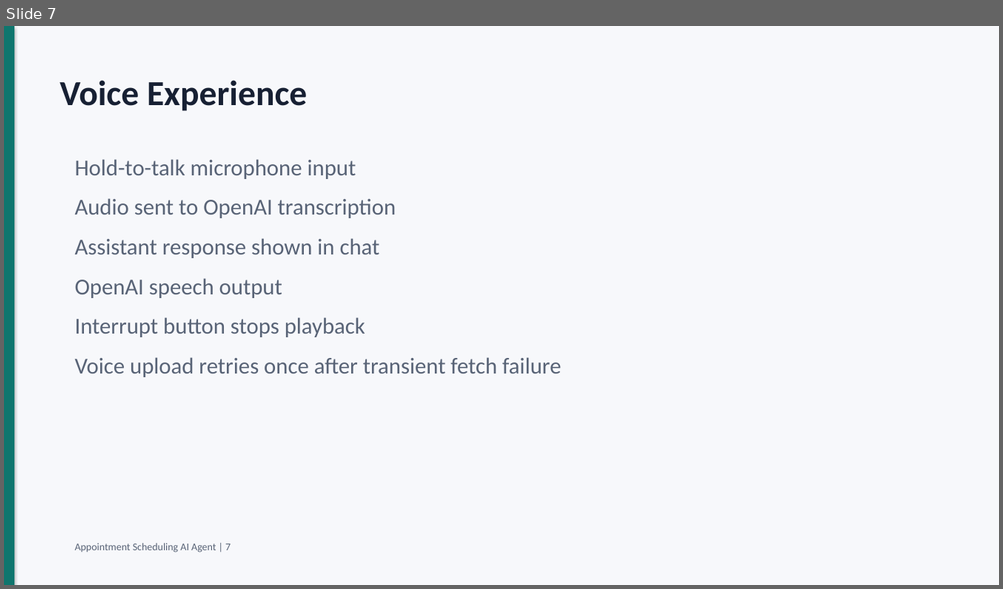
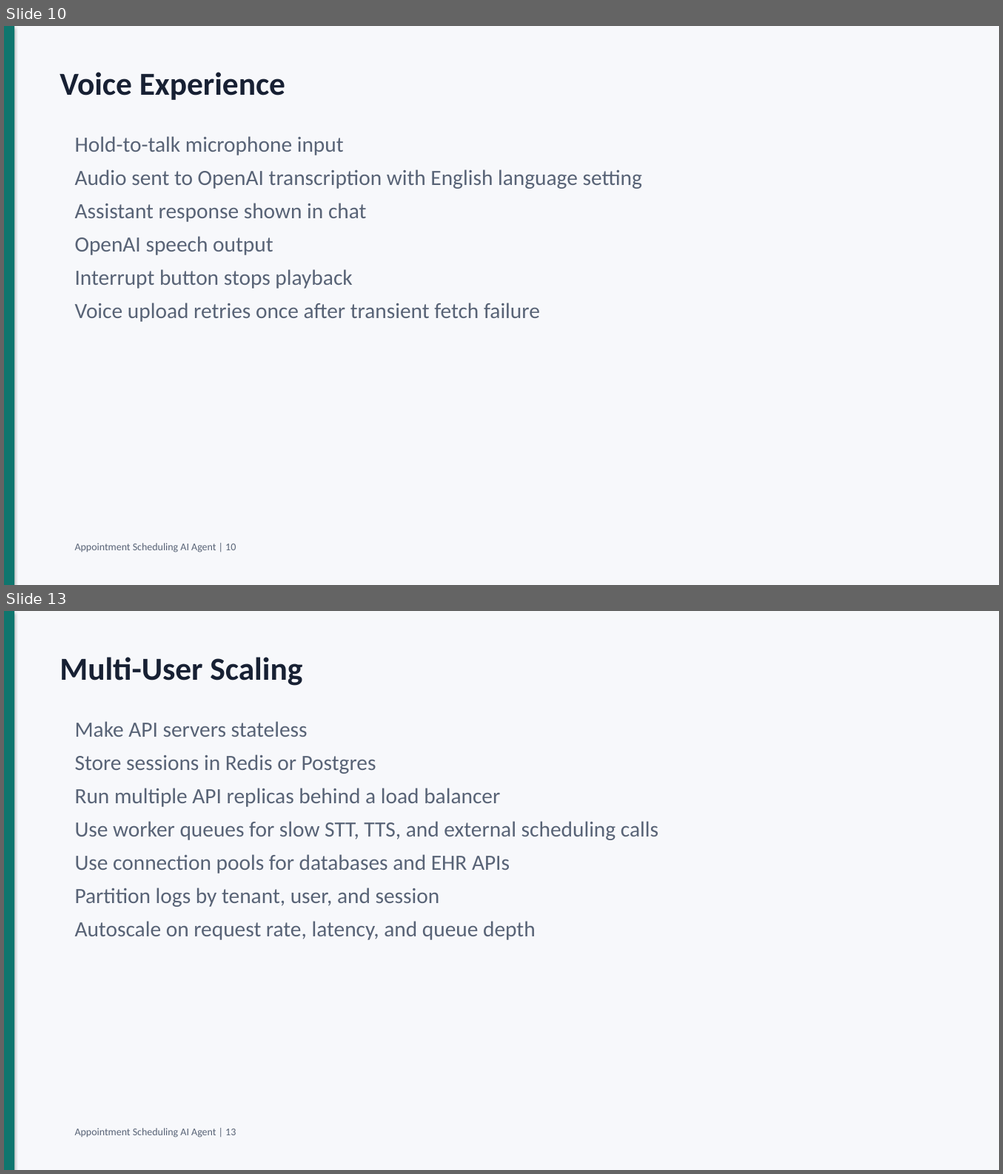
Before and after one commit to amankumarhal/scheduling_agent, a slide deck: docs/appointment_agent_interview_deck.pptx. Shown one above the other, each under a label of ours: slide 7 before the commit, slides 10 and 13 after it; the slides between them are not shown. The pictures are 1003x589 and 1003x1174 pixels, drawn with LibreOffice and Linux fonts; fonts in the diff are those of the drawing. Boxes give left, top, right and bottom in pixels: in the first picture for what was removed or moved away, otherwise in the second. Text is boxed around its words. In the diff, an @@ line names an element or a change of style, - is before the commit and + after.

Commit message:
Expand production system design slides

```diff
--- a/docs/appointment_agent_interview_deck.pptx
+++ b/docs/appointment_agent_interview_deck.pptx
@@ slide 13 added at (4, 611, 999, 1170), background #F7F8FB @@
@@ rectangle added at (4, 611, 14, 1170), fill #0F766E @@
@@ text added at (60, 657, 302, 686), 31 pt, text #172033, bold @@
+Multi-User Scaling
@@ text added at (75, 721, 658, 940), 21 pt, text #586376 @@
+Make API servers stateless
+Store sessions in Redis or Postgres
+Run multiple API replicas behind a load balancer
+Use worker queues for slow STT, TTS, and external scheduling calls
+Use connection pools for databases and EHR APIs
+Partition logs by tenant, user, and session
+Autoscale on request rate, latency, and queue depth
@@ text added at (75, 1128, 236, 1138), 10 pt, text #586376 @@
+Appointment Scheduling AI Agent | 13
@@ what was slide 7 is now slide 10 @@
@@ slide 10 changed as well @@
@@ text "Voice Experience": place and size @@
-text "Voice Experience" at (60, 80, 307, 111)
+text "Voice Experience" at (60, 72, 285, 100)
@@ text "Voice Experience" at (60, 72, 285, 100): size 34 to 31 pt @@
@@ text "Hold-to-talk microphone input": place and size @@
-text "Hold-to-talk microphone input" at (75, 159, 560, 378)
+text "Hold-to-talk microphone input" at (75, 136, 642, 322)
@@ text at (75, 136, 540, 322): size 22 to 21 pt in "Hold-to-talk microphone input", "Assistant response shown in chat", "OpenAI speech output", "Interrupt button stops playback" and 1 more places; less space between paragraphs @@
@@ text at (75, 170, 642, 189): text changed; size 22 to 21 pt @@
-Audio sent to OpenAI transcription
+Audio sent to OpenAI transcription with English language setting
@@ text at (75, 543, 236, 553): text changed @@
-Appointment Scheduling AI Agent | 7
+Appointment Scheduling AI Agent | 10
```
Also in this commit, not shown: 10 other slides changed, 13 other slides added, 4 slides removed, 1 other file.
